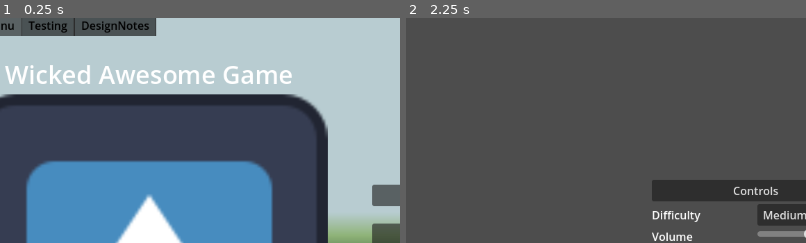
Above: before the commit, frames 1-2 (left to right).
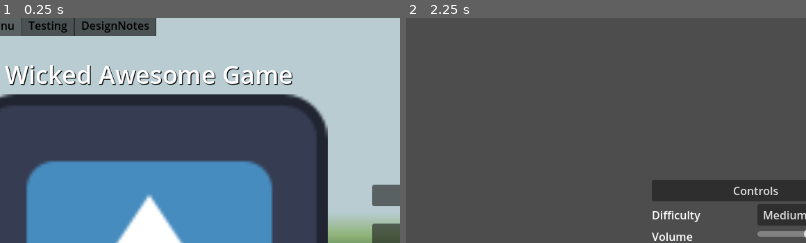
Above: after the commit, the same moments.

Repository: plexsoup/GWJ55
Game: Godot game, scene res://main.tscn
The game is run twice, just before and just after one commit, with the same random seed, the same clock (stepped at 60 frames per second) and the same inputs. The engine's default icon, where the game draws it, is replaced by a stand-in: a white triangle on a blue panel in a dark square. Sound files missing from this copy of the repository are replaced by a short silence.
Inputs:
- Up to frame 1 (0.25 s): no input
- Up to frame 2 (2.25 s): click "Play Game" at 0.5 s; click "Play Game" at 1.25 s; click "Settings" at 2 s
The pictures show only the part of the screen within x 6-56%, y 0-50%; the shares and areas given below are measured in that part.

The runs differ from the first frame. In frame 1, 1.4% of the frame differs, in the area x 2-74%, y 20-30%; in frame 2, nothing differs.

Commit message:
Update main.tscn

Diff:
--- a/main.tscn
+++ b/main.tscn
@@ -65,6 +65,7 @@
 
 [node name="Label" type="Label" parent="TabContainer/MainMenu/CenterContainer/LeftSide/VBoxContainer"]
 layout_mode = 2
+theme_override_colors/font_shadow_color = Color(0, 0, 0, 1)
 theme_override_font_sizes/font_size = 36
 text = "Wicked Awesome Game"
 horizontal_alignment = 1
